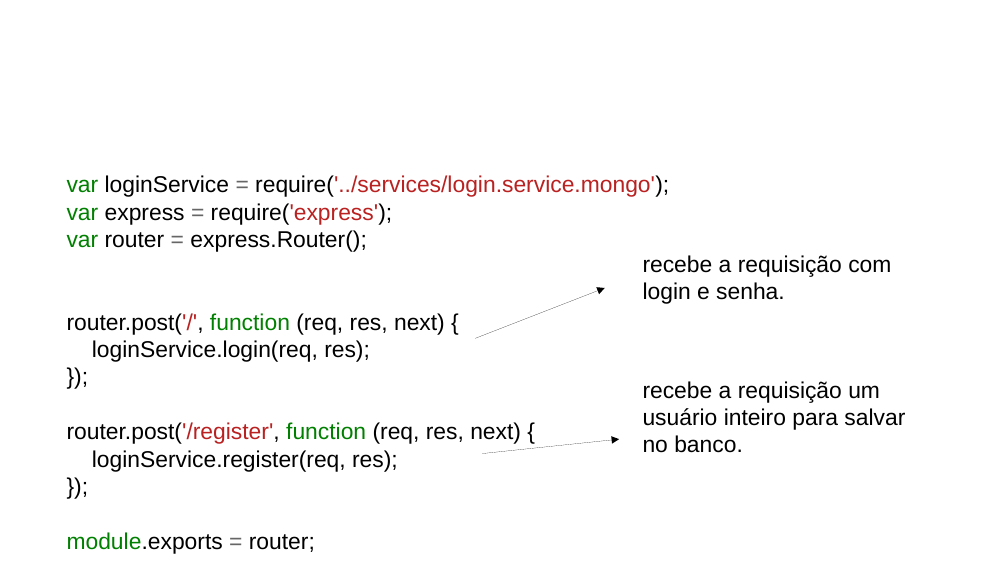
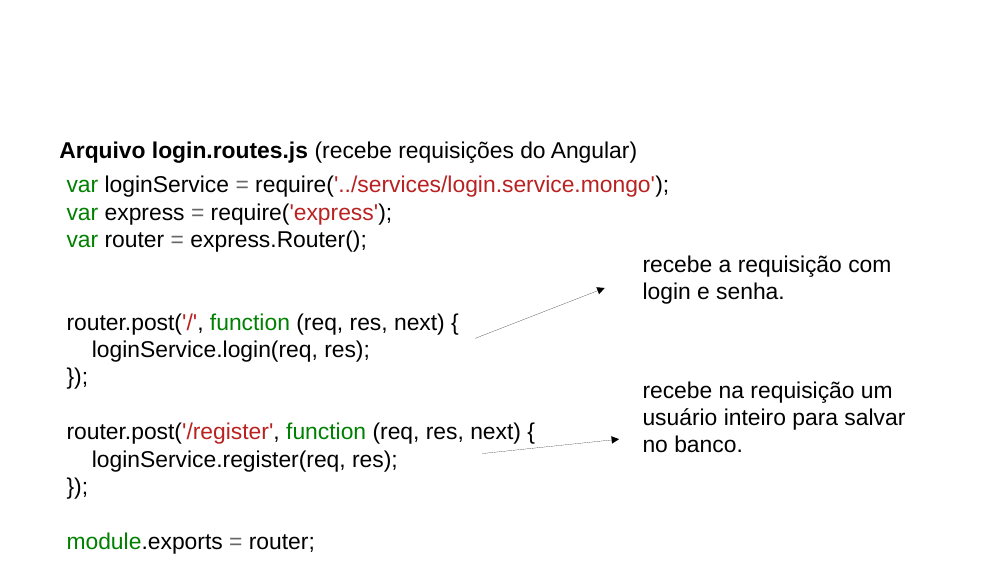
Before and after one commit to CCastro01/PIW-2019_1, a slide deck: slide 31 of SLIDES/14 - Refatoração do Projeto CRUD.odp (slide 30 before the commit). Drawn at 1008x567 pixels with LibreOffice and Linux fonts; fonts in the diff are those of the drawing; background and template pictures are left out. Boxes give left, top, right and bottom in pixels: in the first picture for what was removed or moved away, otherwise in the second. Text is boxed around its words. In the diff, an @@ line names an element or a change of style, - is before the commit and + after.

```diff
--- a/SLIDES/14 - Refatoração do Projeto CRUD.odp
+++ b/SLIDES/14 - Refatoração do Projeto CRUD.odp
@@ text added at (59,141,637,163), 18 pt, text #000000 @@
+Arquivo login.routes.js (recebe requisições do Angular)
@@ text at (643,381,905,453): text changed @@
-recebe a requisição um usuário inteiro para salvar no banco.
+recebe na requisição um usuário inteiro para salvar no banco.
```
Also in this commit, not shown: 23 other slides changed, 1 slide added, 27 other files.
